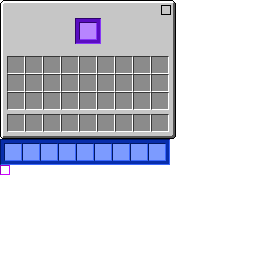
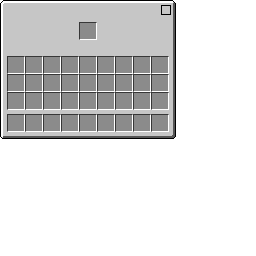
Before/after of a 256×256 layered artwork. What changed in the layer stack:
painted on "Slots" over (4, 22, 166, 161)
removed layer "Slot bg" over (0, 18, 170, 175)
